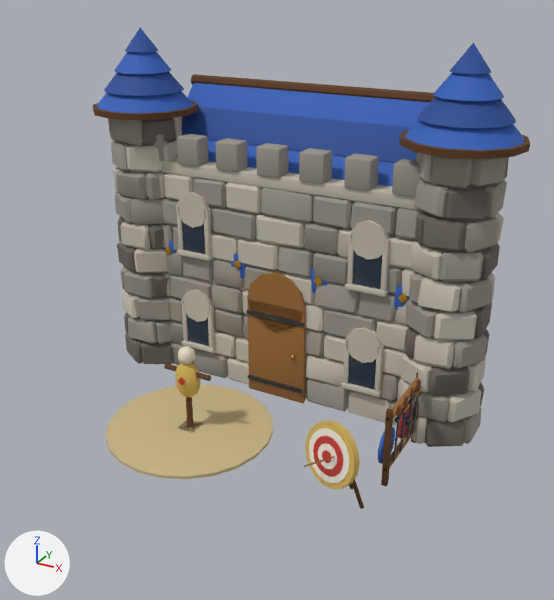
Before and after pictures for a commit that changed the glTF model modele3d/export/mapa/koszary_poz16.glb.
Before and after are seen from a camera (50 mm lens) standing at (6.73, -12.13, 8.29) and looking at (0.3, -0.43, 2.43). Lighting does not change. The marker at lower left points along +X, +Y and +Z. The picture after the commit comes second. Vertices at exactly the same position are counted once.

Names of what the first picture shows: 'koszary_poz16'.
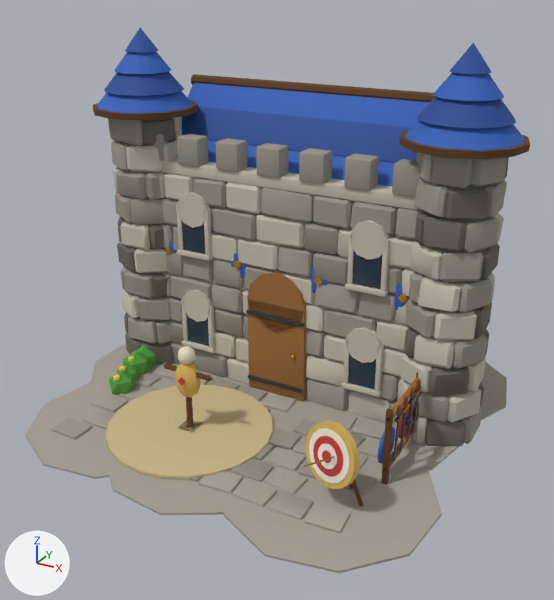
Location of each change, (x1, y1, x2, y2) in pixels of the pictures (554 x 600 px):
'koszary_poz16', reshaped (16% wider, 13% taller)
    before: (93, 27, 530, 509)
    after: (25, 27, 530, 573)
part 1 of me_koszary_poz16, added
    after: (25, 383, 117, 479)
part 2 of me_koszary_poz16, added
    after: (90, 343, 206, 407)
part 3 of me_koszary_poz16, added
    after: (104, 449, 226, 515)
part 4 of me_koszary_poz16, added (mostly hidden)
    after: (205, 373, 293, 450)
part 5 of me_koszary_poz16, added
    after: (224, 443, 442, 573)
part 6 of me_koszary_poz16, added
    after: (273, 398, 459, 476)
part 7 of me_koszary_poz16, added
    after: (481, 362, 507, 420)
part 8 of me_koszary_poz16, added
    after: (123, 352, 151, 375)
part 9 of me_koszary_poz16, added
    after: (52, 345, 395, 533)

What changed in the scene script:
```text
Add mat_mapa_flower_r:
    mat_mapa_flower_r = principled_material('mapa_flower_r')
    mat_mapa_flower_r.base_color = (0.745, 0.0648, 0.0648)  # red #e04848
    mat_mapa_flower_r.roughness = 0.7
Add mat_mapa_leaves:
    mat_mapa_leaves = principled_material('mapa_leaves')
    mat_mapa_leaves.base_color = (0.0782, 0.323, 0.0423)  # green #4f9a3a
    mat_mapa_leaves.roughness = 0.85
Add mat_mapa_flower_y:
    mat_mapa_flower_y = principled_material('mapa_flower_y')
    mat_mapa_flower_y.base_color = (0.888, 0.631, 0.0685)  # yellow #f2d04a
    mat_mapa_flower_y.roughness = 0.7
Add mat_mapa_paving:
    mat_mapa_paving = principled_material('mapa_paving')
    mat_mapa_paving.base_color = (0.392, 0.356, 0.305)  # grey #a8a196
    mat_mapa_paving.roughness = 0.95
Change me_koszary_poz16:
    used by ob_koszary_poz16; location = (0.0, 0.0, 0.0)
    remove me_koszary_poz16.from_pydata(...)  # 12256 vertices, 22864 faces; spans x -4.37..4.37, y -3.5..3.51, z -0.01..7.13
    add me_koszary_poz16.from_pydata(...)  # 13780 vertices, 25608 faces; spans x -4.51..4.37, y -4.19..4.01, z -0.13..7.13
    me_koszary_poz16 part 1: a new loose piece, a 10-sided cylinder along z spanning x -3.932..-0.403, y -4.098..-0.595, z 0.005..0.045, in mat_mapa_paving (grey #a8a196)
    me_koszary_poz16 part 2: a new loose piece, a 10-sided cylinder along z spanning x -4.256..-0.674, y -1.983..1.768, z 0.004..0.046, in mat_mapa_paving (grey #a8a196)
    me_koszary_poz16 part 3: a new loose piece, a 10-sided cylinder along z spanning x -1.952..1.589, y -4.185..-0.699, z 0.004..0.046, in mat_mapa_paving (grey #a8a196)
    me_koszary_poz16 part 4: a new loose piece, a 10-sided cylinder along z spanning x -1.783..2.208, y -1.916..2.22, z 0.003..0.047, in mat_mapa_paving (grey #a8a196)
    me_koszary_poz16 part 5: a new loose piece, a 10-sided cylinder along z spanning x 0.546..4.218, y -4.191..-0.474, z 0.003..0.047, in mat_mapa_paving (grey #a8a196)
    me_koszary_poz16 part 6: a new loose piece, a 10-sided cylinder along z spanning x 0.094..3.952, y -1.745..2.031, z 0.002..0.048, in mat_mapa_paving (grey #a8a196)
    me_koszary_poz16 part 7: a new loose piece, a 10-sided cylinder along z spanning x 0.578..4.327, y 0.24..3.907, z 0.001..0.049, in mat_mapa_paving (grey #a8a196)
    me_koszary_poz16 part 8: a new loose piece, an icosphere of 20 faces spanning x -3.44..-2.85, y -0.84..-0.28, z -0.13..0.53, in mat_mapa_leaves (green #4f9a3a)
    me_koszary_poz16 part 9: 1248 vertices added at x -3.48..2.97, y -3.27..3.44, z -0.13..0.53
    other edits to the shape of me_koszary_poz16 do not show in these pictures
    add me_koszary_poz16.materials.append(mat_mapa_paving)  # grey #a8a196
    add me_koszary_poz16.materials.append(mat_mapa_leaves)  # green #4f9a3a
    add me_koszary_poz16.materials.append(mat_mapa_flower_y)  # yellow #f2d04a
    add me_koszary_poz16.materials.append(mat_mapa_flower_r)  # red #e04848
```
